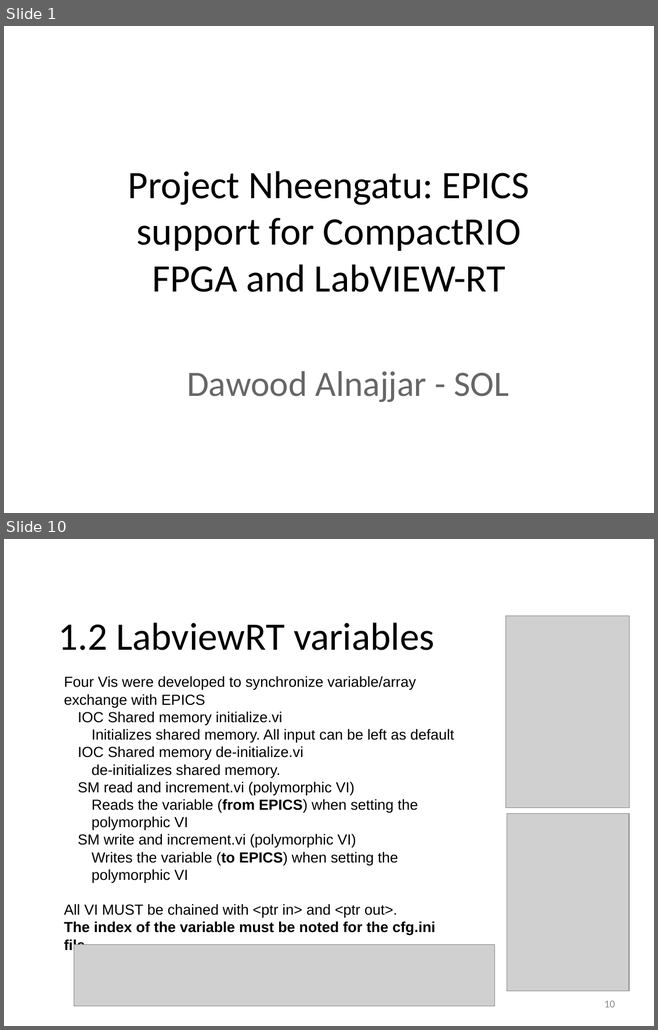
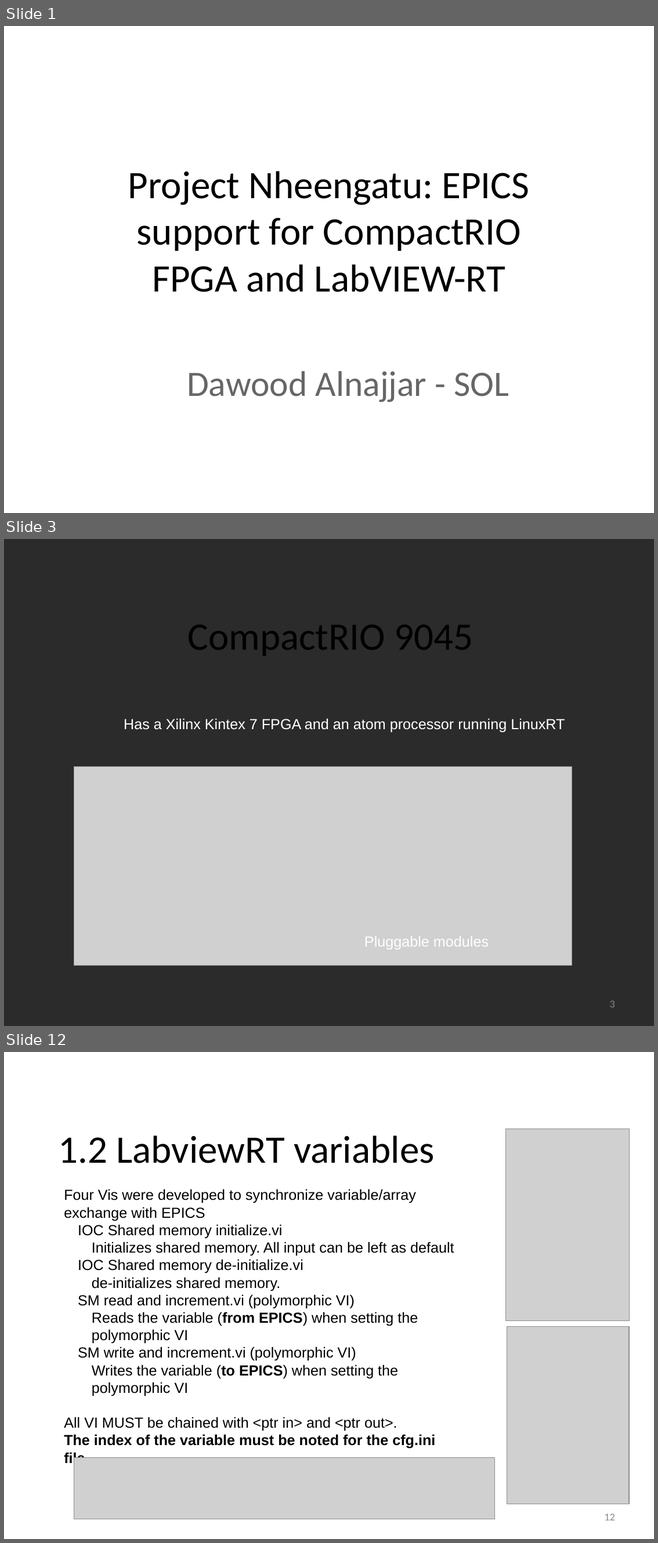
Before and after one commit to lnls-sol/project-nheengatu, a slide deck: docs/CRIO-EPICs-integration.odp. Shown one above the other, each under a label of ours: slides 1 and 10 before the commit, slides 1, 3 and 12 after it; the slides between them are not shown. The pictures are 658x1030 and 658x1543 pixels, drawn with LibreOffice and Linux fonts; fonts in the diff are those of the drawing; grey boxes stand for pictures; background and template pictures are left out; a plain dark background stands for a picture behind light text. Boxes give left, top, right and bottom in pixels: in the first picture for what was removed or moved away, otherwise in the second. Text is boxed around its words. In the diff, an @@ line names an element or a change of style, - is before the commit and + after.

```diff
--- a/docs/CRIO-EPICs-integration.odp
+++ b/docs/CRIO-EPICs-integration.odp
@@ slide 3 added at [4,539,654,1026], background picture (left out) @@
@@ title added at [187,625,473,656], 48 pt, text #000000 @@
+CompactRIO 9045
@@ text added at [123,718,564,733], 18 pt, text #FFFFFF @@
+Has a Xilinx Kintex 7 FPGA and an atom processor running LinuxRT
@@ picture added at [74,767,572,965] @@
@@ text added at [364,936,488,950], 18 pt, text #FFFFFF @@
+Pluggable modules
@@ page number added at [610,1001,615,1008], 13 pt, text #898989 @@
+3
@@ what was slide 10 is now slide 12 @@
@@ page number at [604,1514,614,1521]: text changed @@
-10
+12
```
Also in this commit, not shown: 9 slides changed, 2 other slides added, 1 slide removed, 1 other file.
